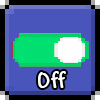
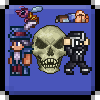
Comparing the layer stacks of the two (100, 100) images. Changes:
renamed "Off" to "Text", hid it, moved it above "npcs", painted on it over box(25, 71, 74, 88)
added group "npcs" with 5 layers above "icons" over box(8, 6, 92, 76)
moved "Layer 1" into group "npcs", painted on it over box(8, 6, 92, 90)
added layer "NPC_235" in group "npcs" over box(15, 6, 43, 29)
added layer "NPC_579" in group "npcs" over box(55, 10, 89, 23)
added layer "Ninja" in group "npcs" over box(62, 31, 92, 75)
added layer "NPC_35" in group "npcs" over box(31, 25, 69, 74)
added group "icons" with 3 layers above "BG" over box(14, 21, 81, 78)
renamed "Layer 2" to "on", hid it, moved it into group "icons", painted on it over box(13, 33, 89, 67)
renamed "Layer 3" to "off", hid it, moved it into group "icons", painted on it over box(11, 33, 87, 66)
removed layer "Rectangle 1" over box(16, 15, 82, 87)
renamed "Layer 4" to "BG", showed it, painted on it over box(8, 6, 92, 90)
